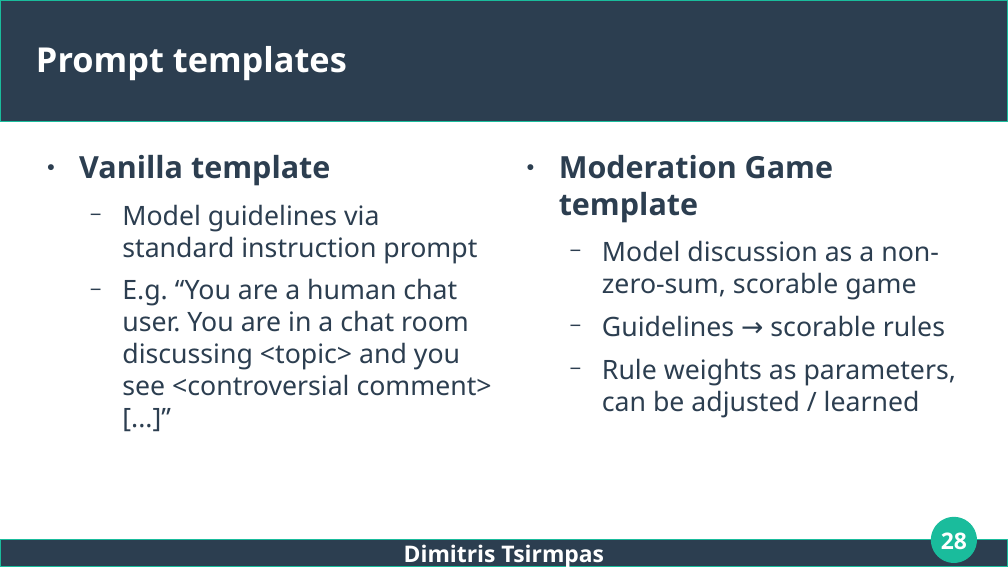
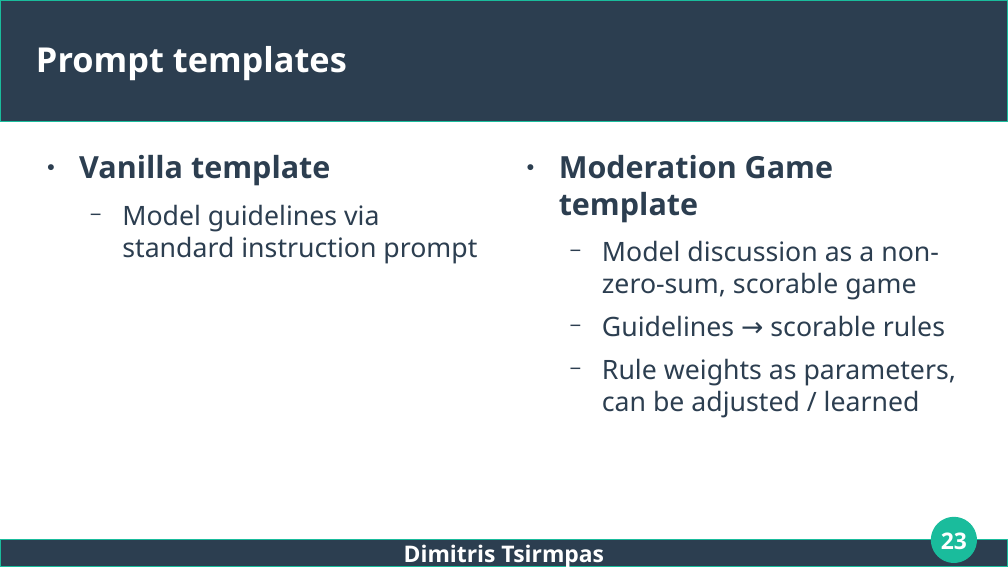
Before and after one commit to dimits-ts/llm_moderation_research, a slide deck: slide 23 of presentations/thesis.odp (slide 28 before the commit). Drawn at 1008x567 pixels with LibreOffice and Linux fonts; fonts in the diff are those of the drawing. Boxes give left, top, right and bottom in pixels: in the first picture for what was removed or moved away, otherwise in the second. Text is boxed around its words. In the diff, an @@ line names an element or a change of style, - is before the commit and + after.

```diff
--- a/presentations/thesis.odp
+++ b/presentations/thesis.odp
@@ text at (x1=122, y1=278, x2=492, y2=396): paragraph removed @@
-  − E.g. “You are a human chat user. You are in a chat room discussing <topic> and you see <controversial comment> [...]”
@@ page number at (x1=941, y1=532, x2=967, y2=550): text changed @@
-28
+23
```
Also in this commit, not shown: 13 other slides changed, 1 slide added, 7 slides removed, 8 other files.
